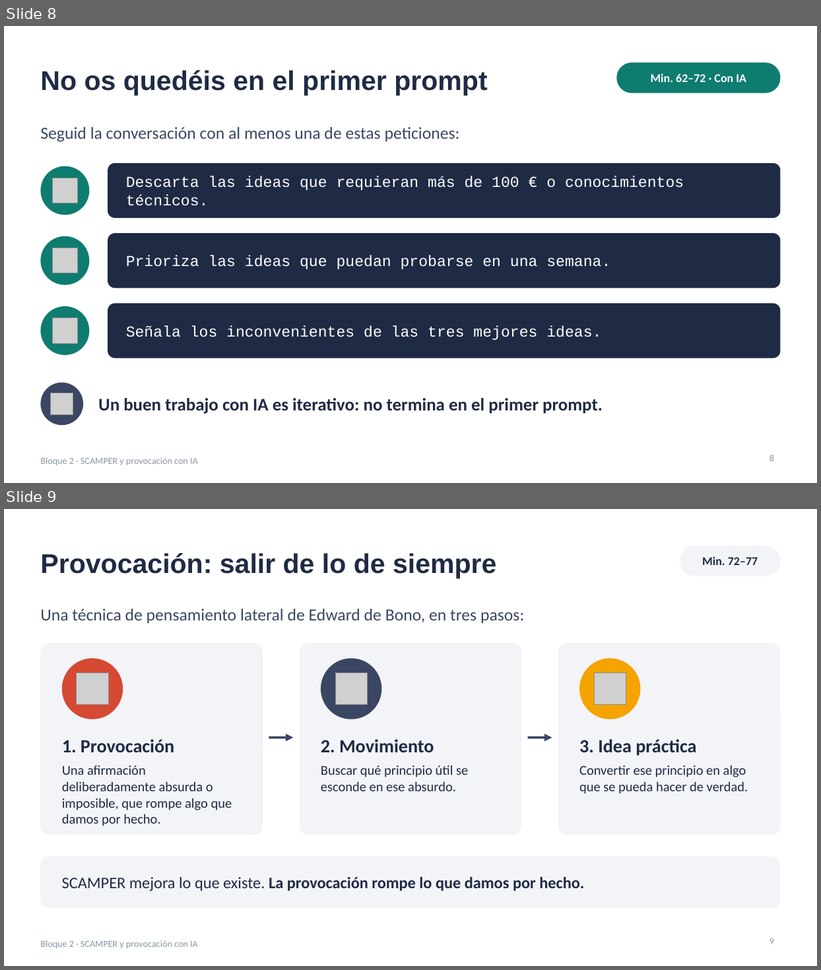
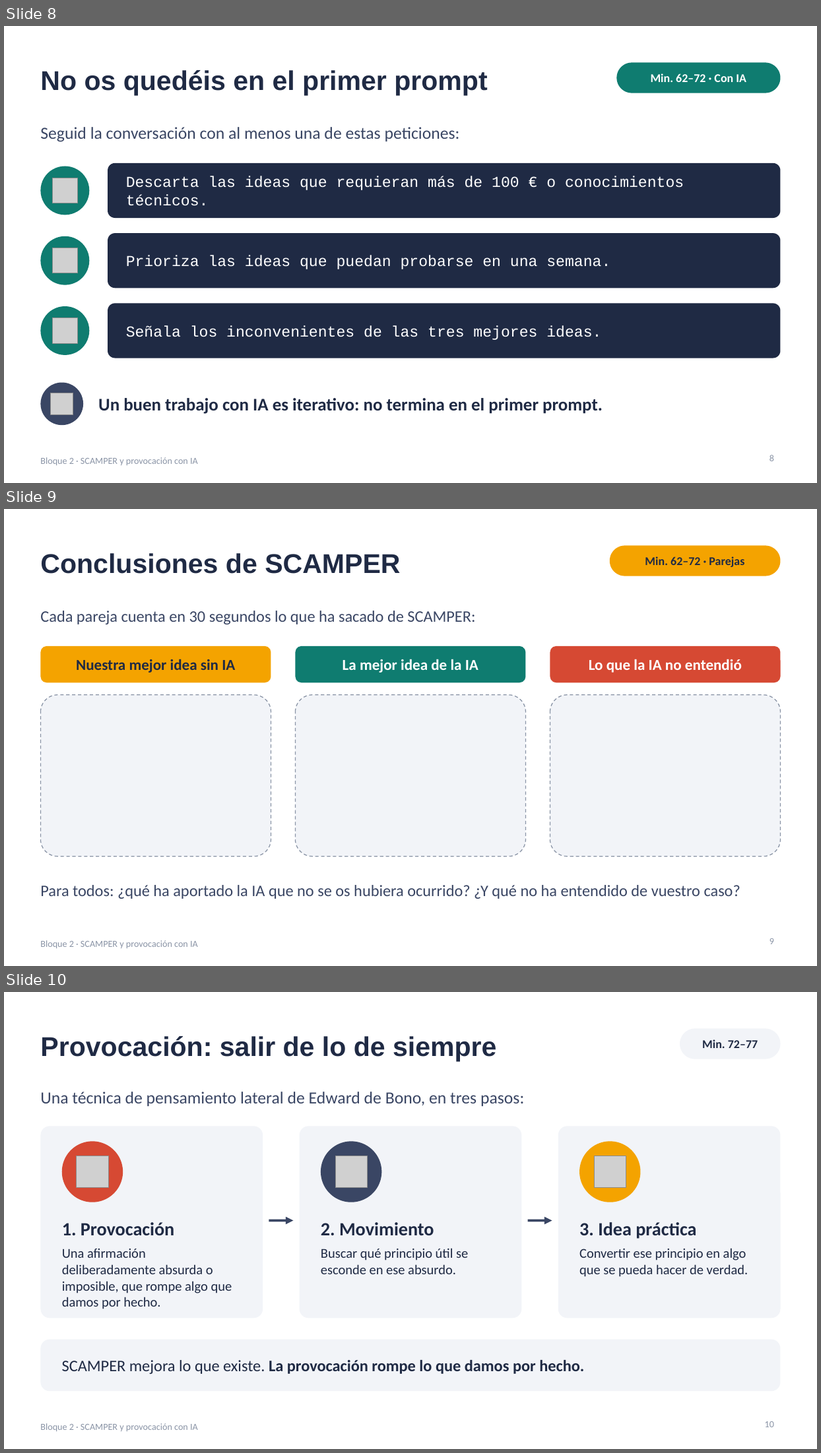
Before and after one commit to jjnieto/creatividad-ofimatica-ia, a slide deck: diapositivas/bloque2.pptx. Shown one above the other, each under a label of ours: slides 8 and 9 before the commit, slides 8, 9 and 10 after it. The pictures are 821x970 and 821x1453 pixels, drawn with LibreOffice and Linux fonts; fonts in the diff are those of the drawing; grey boxes stand for pictures. Boxes give left, top, right and bottom in pixels: in the first picture for what was removed or moved away, otherwise in the second. Text is boxed around its words. In the diff, an @@ line names an element or a change of style, - is before the commit and + after.

```diff
--- a/diapositivas/bloque2.pptx
+++ b/diapositivas/bloque2.pptx
@@ slide 9 added at (x1=4, y1=509, x2=817, y2=966), background #FFFFFF; not listed: 1 template element that a slide beside it also shows @@
@@ rounded rectangle added at (x1=610, y1=545, x2=781, y2=576), fill #F4A300 @@
@@ title added at (x1=40, y1=553, x2=400, y2=574), 32 pt, text #1F2A44, bold @@
+Conclusiones de SCAMPER
@@ text added at (x1=645, y1=557, x2=745, y2=567), 14 pt, text #1F2A44, bold @@
+Min. 62–72 · Parejas
@@ text added at (x1=40, y1=611, x2=475, y2=625), 19 pt, text #3A4664 @@
+Cada pareja cuenta en 30 segundos lo que ha sacado de SCAMPER:
@@ rounded rectangle added at (x1=40, y1=646, x2=271, y2=683), fill #F4A300 @@
@@ rounded rectangle added at (x1=296, y1=646, x2=526, y2=683), fill #0F7C70 @@
@@ rounded rectangle added at (x1=550, y1=646, x2=781, y2=683), fill #D64933 @@
@@ text added at (x1=76, y1=659, x2=235, y2=673), 18 pt, text #1F2A44, bold @@
+Nuestra mejor idea sin IA
@@ text added at (x1=343, y1=659, x2=479, y2=673), 18 pt, text #FFFFFF, bold @@
+La mejor idea de la IA
@@ text added at (x1=589, y1=659, x2=742, y2=673), 18 pt, text #FFFFFF, bold @@
+Lo que la IA no entendió
@@ rounded rectangle added at (x1=40, y1=695, x2=271, y2=857), fill #F2F4F8, outline #8A94A6 1 pt dashed @@
@@ rounded rectangle added at (x1=296, y1=695, x2=526, y2=857), fill #F2F4F8, outline #8A94A6 1 pt dashed @@
@@ rounded rectangle added at (x1=550, y1=695, x2=781, y2=857), fill #F2F4F8, outline #8A94A6 1 pt dashed @@
@@ text added at (x1=40, y1=885, x2=741, y2=899), 19 pt, text #3A4664 @@
+Para todos: ¿qué ha aportado la IA que no se os hubiera ocurrido? ¿Y qué no ha entendido de vuestro caso?
@@ page number added at (x1=770, y1=939, x2=774, y2=945), 11 pt, text #8A94A6 @@
+9
@@ what was slide 9 is now slide 10 @@
@@ page number at (x1=765, y1=1422, x2=774, y2=1428): text changed @@
-9
+10
```
Also in this commit, not shown: 1 other file.
